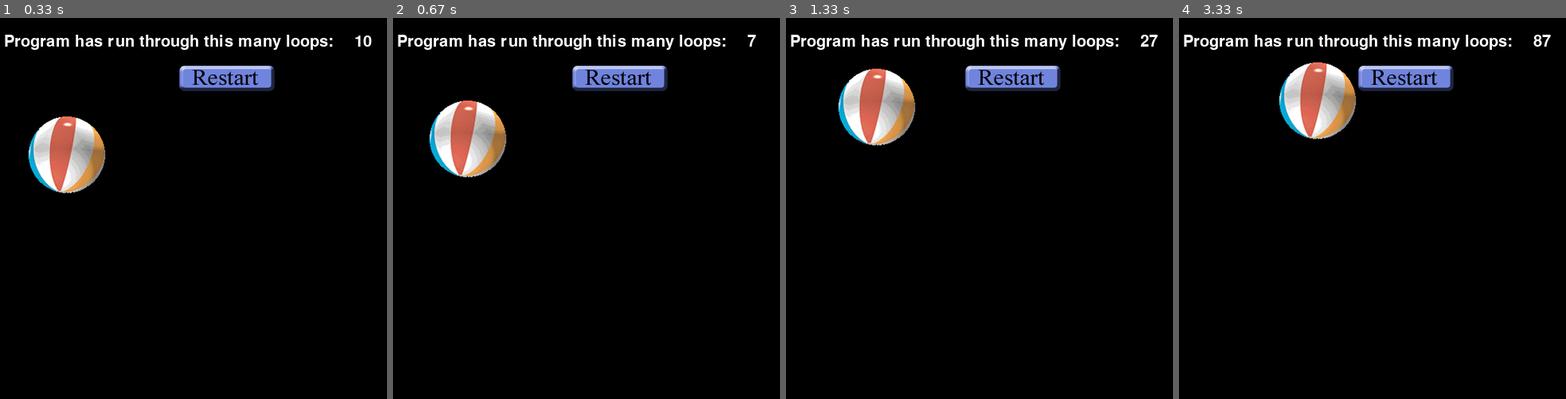
Above: before the commit, frames 1-4 (left to right).
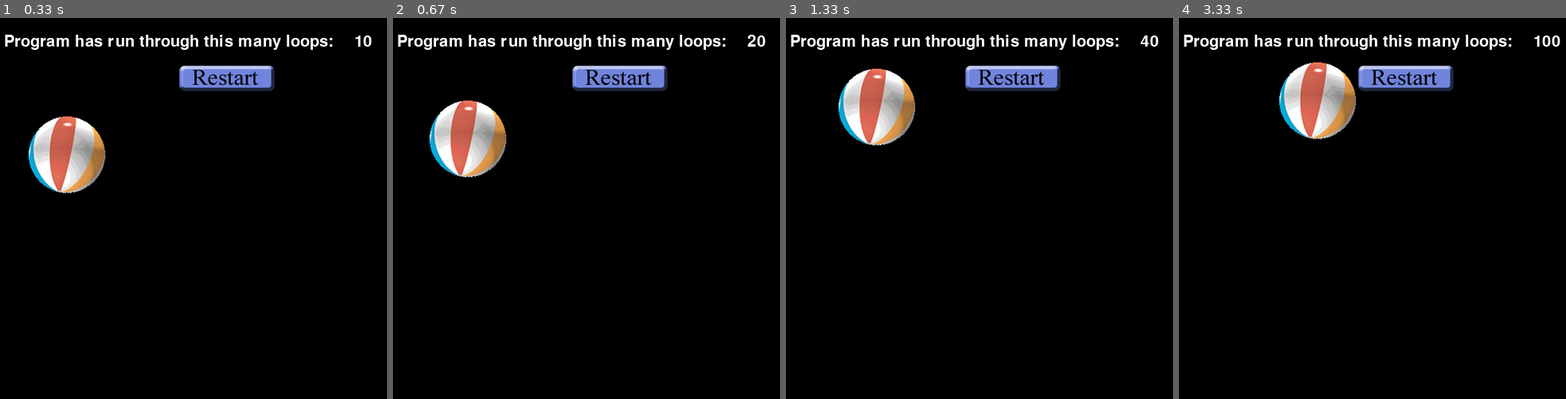
Above: after the commit, the same moments.

Repository: saulyaguana/Object-Oriented-Python
Game: pygame game, started from 02-PartII/06-object-oriented-pygame/main_txt_btt.py
Two runs of this game, one before a commit and one after it. Both use one fixed random seed, a clock stepped at 60 frames per second and the inputs below.
Inputs (mouse positions are in pixels of both pictures, inside the frame that each line leads up to):
- Up to frame 1 (0.33 s): no input
- Up to frame 2 (0.67 s): click (621, 78) at 0.38 s
- Up to frame 3 (1.33 s): press the mouse at (1014, 78) at 0.7 s; move the mouse to (917, 98) at 0.8 s; release the mouse at (824, 117) at 0.93 s
- Up to frame 4 (3.33 s): no input

Frame 1 is identical in both runs. In frame 2, less than 0.1% of the frame differs, in the area x 91-97%, y 4-8%; in frame 3, 0.1%; in frame 4, 0.2%, in the area x 91-99%, y 4-8%.

Commit message:
Creating a callback in the SimpleButton class to use in the main program

Diff:
--- a/02-PartII/06-object-oriented-pygame/SimpleButton.py
+++ b/02-PartII/06-object-oriented-pygame/SimpleButton.py
@@ -11,11 +11,12 @@
     STATE_ARMED = "armed"  # button is down, mouse over button
     STATE_DISARMED = "disarmed"  # clicked down on button, rolled off
 
-    def __init__(self, window, loc, up, down):
+    def __init__(self, window, loc, up, down, callback=None):
         self.window = window
         self.loc = loc
         self.surface_up = pygame.image.load(up)
         self.surface_down = pygame.image.load(down)
+        self.callback = callback
 
         # Get the rect of the button (used to see if the mouse is over the button)
         self.rec = self.surface_up.get_rect()
@@ -42,7 +43,8 @@
         elif self.state == SimpleButton.STATE_ARMED:
             if (event_obj.type == MOUSEBUTTONUP) and  event_point_in_button_rect:
                 self.state = SimpleButton.STATE_IDLE
-                return True  # clicked!
+                if self.callback != None:
+                    self.callback()
 
             if (event_obj.type == MOUSEMOTION) and (not event_point_in_button_rect):
                 self.state = SimpleButton.STATE_DISARMED
--- /dev/null
+++ b/02-PartII/06-object-oriented-pygame/main_callback.py
@@ -0,0 +1,93 @@
+# pygame demo 9 - 3-button test with callbacks
+
+# 1 - Import packages
+import pygame
+from pygame.locals import *
+from SimpleButton import *
+import sys
+from pathlib import Path
+
+# 2 - Define constants
+GRAY = (200, 200, 200)
+WINDOW_WIDTH = 400
+WINDOW_HEIGHT = 100
+FRAMES_PER_SECOND = 30
+PATH = Path(__file__).resolve().parent
+
+# Define a function to be used as a "callback"
+def myCallbackFunction():
+    print("User pressed Button B, called myCallbackFunction")
+
+# Define a class with a method to be used as a "callback"
+class CallBackTest():
+    def __init__(self):
+        pass
+
+    def my_method(self):
+        print("User passed ButtonC, called my_method of the CallBackTest object")
+
+# 3 - Initialize the world
+pygame.init()
+window = pygame.display.set_mode((WINDOW_WIDTH, WINDOW_HEIGHT))
+clock = pygame.time.Clock()
+
+# 4 - Load assets: image(s), sound(s), etc.
+
+# 5 - Initialize variables
+callback_test = CallBackTest()
+# Create instances of SimpleButton
+# No call back
+buttonA = SimpleButton(window, (25, 30), PATH / "images/buttonAUP.png", PATH / "images/buttonADOWN.png")
+
+# Specifying a function to call back
+buttonB = SimpleButton(
+    window,
+    (150, 30),
+    PATH / "images/buttonBUP.png",
+    PATH / "images/buttonBDOWN.png",
+    callback=myCallbackFunction,
+)
+
+# Specifying a method of an object to call back
+buttonC = SimpleButton(
+    window,
+    (275, 30),
+    PATH / "images/buttonCUp.png",
+    PATH / "images/buttonCDOWN.png",
+    callback=callback_test.my_method,
+)
+
+counter = 0
+
+# 6 - Loop forever
+while True:
+    # 7 - Check for and handle events
+    for event in pygame.event.get():
+        if event.type == pygame.QUIT:
+            pygame.quit()
+            sys.exit()
+        # Pass the event to the button, see if it has been clicked on
+        if buttonA.handle_event(event):
+            print("User passed button A, handled in the main loop")
+
+        # buttonB and buttonC have callbacks,
+        # no need to check results of these calls
+        buttonB.handle_event(event)
+        buttonC.handle_event(event)
+
+    # 8 - Do any "per frame" actions
+    counter += 1
+
+    # 9 - Clear the window
+    window.fill(GRAY)
+
+    # 10 - Draw all window elements
+    buttonA.draw()
+    buttonB.draw()
+    buttonC.draw()
+
+    # 11 - Update the window
+    pygame.display.update()
+
+    # 12 - Slow things down a bit
+    clock.tick(FRAMES_PER_SECOND)
Binary file added: 02-PartII/06-object-oriented-pygame/images/buttonADown.png
Binary file added: 02-PartII/06-object-oriented-pygame/images/buttonAUp.png
Binary file added: 02-PartII/06-object-oriented-pygame/images/buttonBDown.png
Binary file added: 02-PartII/06-object-oriented-pygame/images/buttonBUp.png
Binary file added: 02-PartII/06-object-oriented-pygame/images/buttonCDown.png
Binary file added: 02-PartII/06-object-oriented-pygame/images/buttonCUp.png
